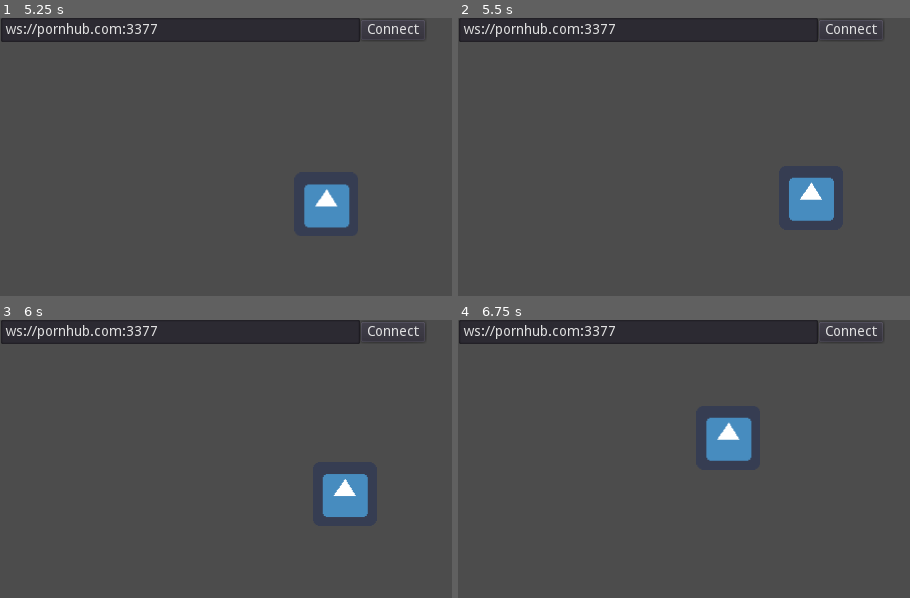
Above: before the commit, frames 1-4 (two rows, left to right).
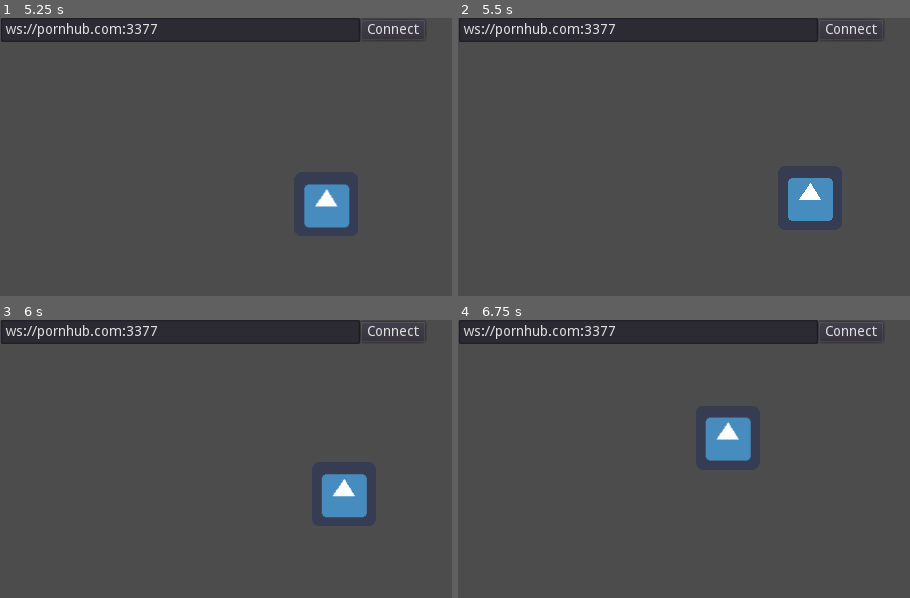
Above: after the commit, the same moments.

Repository: BondarenkoArtur/LD45-client
Game: Godot game, scene res://2dmain/2dmain.tscn
Two runs of this game, one before a commit and one after it. Both use one fixed random seed, a clock stepped at 60 frames per second and the inputs below. The engine's default icon, where the game draws it, is replaced by a stand-in: a white triangle on a blue panel in a dark square.
Inputs (mouse positions are in pixels of both pictures, inside the frame that each line leads up to):
- Up to frame 1 (5.25 s): tap Enter at 0.5 s; move the mouse to (outside the picture) at 0.52 s; click (outside the picture) at 0.67 s; move the mouse to (189, 215) at 1.27 s; click (189, 215) at 1.42 s; move the mouse to (384, 118) at 2.02 s; click (384, 118) at 2.17 s; move the mouse to (289, 270) at 2.77 s; click (289, 270) at 2.92 s; move the mouse to (outside the picture) at 3.52 s; click (outside the picture) at 3.67 s; move the mouse to (126, 143) at 4.27 s; click (126, 143) at 4.42 s; move the mouse to (352, 198) at 5.02 s; click (352, 198) at 5.17 s
- Up to frame 2 (5.5 s): no input
- Up to frame 3 (6 s): move the mouse to (226, 408) at 5.77 s; click (226, 408) at 5.92 s
- Up to frame 4 (6.75 s): move the mouse to (outside the picture) at 6.52 s; click (outside the picture) at 6.67 s

Frame 1 is identical in both runs. In frame 2, 0.2% of the frame differs, in the area x 73-84%, y 57-74%; in frame 3, 0.1%; in frame 4, 0.2%, in the area x 54-66%, y 34-51%.

Commit message:
Added actions for users

Diff:
--- a/2dmain/2dmain.tscn
+++ b/2dmain/2dmain.tscn
@@ -1,9 +1,10 @@
-[gd_scene load_steps=5 format=2]
+[gd_scene load_steps=6 format=2]
 
 [ext_resource path="res://2dmain/2dmain_ui.gd" type="Script" id=1]
 [ext_resource path="res://2dmain/WSClient.gd" type="Script" id=2]
 [ext_resource path="res://src/Player.tscn" type="PackedScene" id=3]
 [ext_resource path="res://src/LocalPlayer.gd" type="Script" id=4]
+[ext_resource path="res://2dmain/parser.gd" type="Script" id=5]
 
 [node name="Node2D" type="Node2D"]
 script = ExtResource( 1 )
@@ -29,4 +30,7 @@
 script = ExtResource( 4 )
 
 [node name="Players" type="Node" parent="."]
+
+[node name="Parser" type="Node" parent="."]
+script = ExtResource( 5 )
 [connection signal="toggled" from="Button" to="." method="_on_Button_toggled"]
--- a/2dmain/2dmain_ui.gd
+++ b/2dmain/2dmain_ui.gd
@@ -2,10 +2,11 @@
 
 onready var _client = get_node("WSClient")
 onready var _host = get_node("LineEdit")
+onready var _parser = get_node("Parser")
 onready var Player = preload("res://src/Player.tscn")
 
 func _ready():
-    pass # Replace with function body.
+    _client.set_parser(_parser)
 
 # Called every frame. 'delta' is the elapsed time since the previous frame.
 #func _process(delta):
@@ -17,14 +18,14 @@
             print("button was clicked at ", event.position , event.button_index)
 
             if event.button_index == BUTTON_MIDDLE:
-              instantiatePlayer(event.position)
+              instantiatePlayer(event.position, 0)
             if event.button_index == BUTTON_RIGHT:
               randomizePlayerTargets()
 
             var buf = StreamPeerBuffer.new()
             var x = event.position.x
             var y = event.position.y
-            buf.put_8(Parser.TYPE.action)
+            buf.put_8(_parser.TYPE.action)
             buf.put_16(x)
             buf.put_16(y)
             buf.put_8(event.button_index)
@@ -34,15 +35,17 @@
             var buf = StreamPeerBuffer.new()
             var x = event.position.x
             var y = event.position.y
-            buf.put_8(Parser.TYPE.location)
+            buf.put_8(_parser.TYPE.location)
             buf.put_16(x)
             buf.put_16(y)
             _client.send_raw_data(buf.data_array)
 
 
-func instantiatePlayer(pos):
+func instantiatePlayer(pos, id):
   var p = Player.instance()
   p._init(pos)
+  p.id = id
+  p.name = str(id)
   get_node("Players").add_child(p)
 
 func randomizePlayerTargets():
--- a/2dmain/WSClient.gd
+++ b/2dmain/WSClient.gd
@@ -1,9 +1,14 @@
 extends Node
+
+var Parser = null
 
 var _client = WebSocketClient.new()
 var _write_mode = WebSocketPeer.WRITE_MODE_BINARY
 var _use_multiplayer = false
 var last_connected_client = 0
+
+func set_parser(parser):
+    Parser = parser
 
 func _init():
     _client.connect("connection_established", self, "_client_connected")
--- /dev/null
+++ b/2dmain/parser.gd
@@ -0,0 +1,56 @@
+extends Node
+
+enum TYPE {
+    location = 1,
+    action = 2,
+    identification = 3
+}
+
+var client_id = 0
+
+func process_resp(resp):
+    var buf = StreamPeerBuffer.new()
+    buf.data_array = resp
+    var msg_type = buf.get_8()
+    if msg_type == TYPE.location:
+        var dict = Dictionary()
+        print("TYPE: Location")
+        while (buf.get_available_bytes() > 0):
+            dict[get_user_id(buf)] = Vector2(buf.get_16(), buf.get_16())
+        update_user_coordinates(dict)
+    elif msg_type == TYPE.action:
+        var dict = Dictionary()
+        var dict_btn = Dictionary()
+        print("TYPE: Action")
+        while (buf.get_available_bytes() > 0):
+            var user_id = get_user_id(buf)
+            dict[user_id] = Vector2(buf.get_16(), buf.get_16())
+            dict_btn[user_id] = buf.get_8()
+        update_user_coordinates(dict)
+        update_user_action(dict_btn)
+    elif msg_type == TYPE.identification:
+        print("TYPE: Identification")
+        client_id = get_user_id(buf)
+        print("Your id: ", client_id)
+
+func update_user_coordinates(dict):
+    var parent = get_parent()
+    var players = parent.get_node("Players")
+    for key in dict.keys():
+        var player = players.get_node_or_null(str(key))
+        if player == null:
+            parent.instantiatePlayer(dict[key], key)
+        else:
+            player.targetPos = dict[key]
+
+func update_user_action(dict):
+    var parent = get_parent()
+    var players = parent.get_node("Players")
+    for key in dict.keys():
+        var player = players.get_node_or_null(str(key))
+        if player != null:
+            player.setAction(dict[key])
+
+
+func get_user_id(buf):
+    return buf.get_16()
--- a/parser.gd
+++ /dev/null
@@ -1,26 +0,0 @@
-extends Node
-
-enum TYPE {
-    location = 1,
-    action = 2,
-    identification = 3
-}
-
-var client_id = 0
-
-func process_resp(resp):
-    var buf = StreamPeerBuffer.new()
-    buf.data_array = resp
-    var msg_type = buf.get_8()
-    if msg_type == TYPE.location:
-        print("TYPE: Location")
-        while (buf.get_available_bytes() > 0):
-            print("X: ", buf.get_16(), " Y: ", buf.get_16())
-    elif msg_type == TYPE.action:
-        print("TYPE: Action")
-        while (buf.get_available_bytes() > 0):
-            print("X: ", buf.get_16(), " Y: ", buf.get_16(), " Btn: ", buf.get_8())
-    elif msg_type == TYPE.identification:
-        print("TYPE: Identification")
-        client_id = buf.get_8()
-        print("Your id: ", client_id)
--- a/project.godot
+++ b/project.godot
@@ -22,7 +22,6 @@
 [autoload]
 
 Utils="*res://utils.gd"
-Parser="*res://parser.gd"
 
 [display]
 
--- a/src/Player.gd
+++ b/src/Player.gd
@@ -16,9 +16,15 @@
 func updatePosition(delta):
   if position.x != targetPos.x or position.y != targetPos.y:
     var distance2 = position.distance_squared_to(targetPos)
-    if distance2 > 1:
+    if distance2 > pow(delta * speed, 2):
       var dir = position.direction_to(targetPos);
       position.x += dir.x * delta * speed
       position.y += dir.y * delta * speed
     else:
       set_position(targetPos)
+
+func setAction(action):
+    # Mouse buttons might be 1, 2, 3, 4, 5, 8, 9
+    if action > 5:
+        action -= 2
+    $Sprite.modulate = Color((action & 4) >> 2, (action & 2) >> 1, action & 1)
